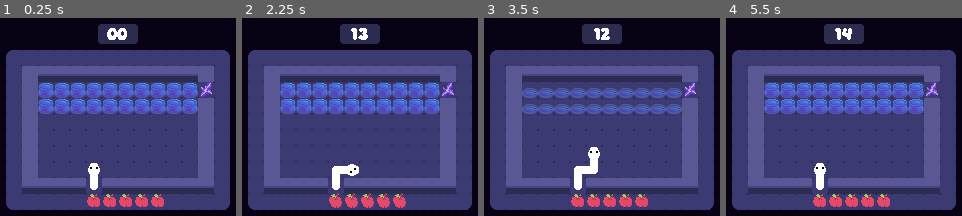
Above: before the commit, frames 1-4 (left to right).
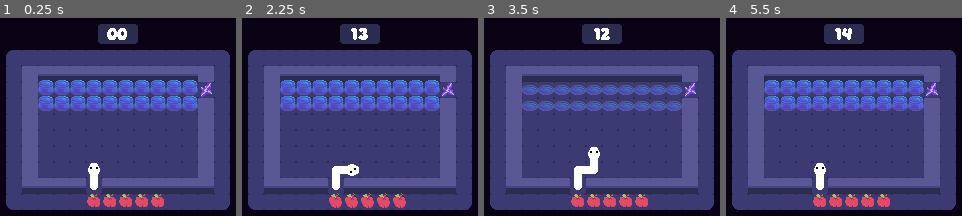
Above: after the commit, the same moments.

Repository: Evelyn-is-eepy/12dt-1---ouroborus
Game: Godot game, scene res://Scenes/Levels/level_4.tscn
Two runs of this game, one before a commit and one after it. Both use one fixed random seed, a clock stepped at 60 frames per second and the inputs below. This scene is started directly instead of the project's main scene.
Inputs:
- Up to frame 1 (0.25 s): no input
- Up to frame 2 (2.25 s): tap Enter (ui_accept) at 0.5, 0.77, 1.52, 2 s; hold D (move_right) 0.53-1.28 s; tap R (restart) at 1.25 s; hold S (move_down) 1.28-2.03 s; hold D (move_right) from 2.03 s (still down)
- Up to frame 3 (3.5 s): release D (move_right) at 2.78 s; hold W (move_up) from 2.78 s (still down); tap Enter (ui_accept) at 3.02 s
- Up to frame 4 (5.5 s): tap X (reset save) at 3.5 s; release W (move_up) at 3.53 s; hold A (move_left) 3.53-5.03 s; tap Enter (ui_accept) at 3.77, 4.52 s; tap R (restart) at 5 s; hold S (move_down) from 5.03 s (still down)

The runs differ from the first frame. In frame 1, 8.1% of the frame differs, in the area x 16-84%, y 31-49%; in frame 2, 8.1%; in frame 3, 5.6%; in frame 4, 8.1%.

Commit message:
changed sprite position for button wall, added comments

Diff:
--- a/Scenes/button_wall.tscn
+++ b/Scenes/button_wall.tscn
@@ -71,5 +71,6 @@
 shape = SubResource("RectangleShape2D_nwq0u")
 
 [node name="AnimatedSprite2D" type="AnimatedSprite2D" parent="." unique_id=94952894]
+position = Vector2(0, -3)
 sprite_frames = SubResource("SpriteFrames_lo7ua")
 animation = &"open"
--- a/Scripts/button_wall.gd
+++ b/Scripts/button_wall.gd
@@ -5,6 +5,7 @@
 @export var weight_checker: RayCast2D
 @export var sprite: AnimatedSprite2D
 
+# I tried to use a group to do this nicely, but it didn't work for reasons I don't understand :[
 var nodes_that_block = ["BodyHitbox", "HeadCollider", "BoxHitbox"]
 var anim_names = ["close", "open"]
 var is_active: bool
@@ -22,16 +23,15 @@
 		sprite.play(anim_names[1])
 	else:
 		# Check that the snake or boxes are not blocking the way
+		weighed_down = false
 		weight_checker.force_raycast_update()
 		var colliding_area: Node2D = weight_checker.get_collider()
+		# If a collider is found, check if it is one that is meant to block doors from rising
 		if colliding_area:
-			print("    checking: " + str(colliding_area))
-			if colliding_area.name in nodes_that_block:
-				print("     obstruction detected!")
+			if colliding_area.name in nodes_that_block: # There's a better way.
 				weighed_down = true
+		# Only make the wall rise if it is unblocked
 		if not weighed_down:
 			is_active = true
 			blocker_shape.set_deferred("disabled", not is_active)
 			sprite.play(anim_names[0])
-
-	print("    roger sir, kachunking now: " + str(weighed_down)) # Debug
